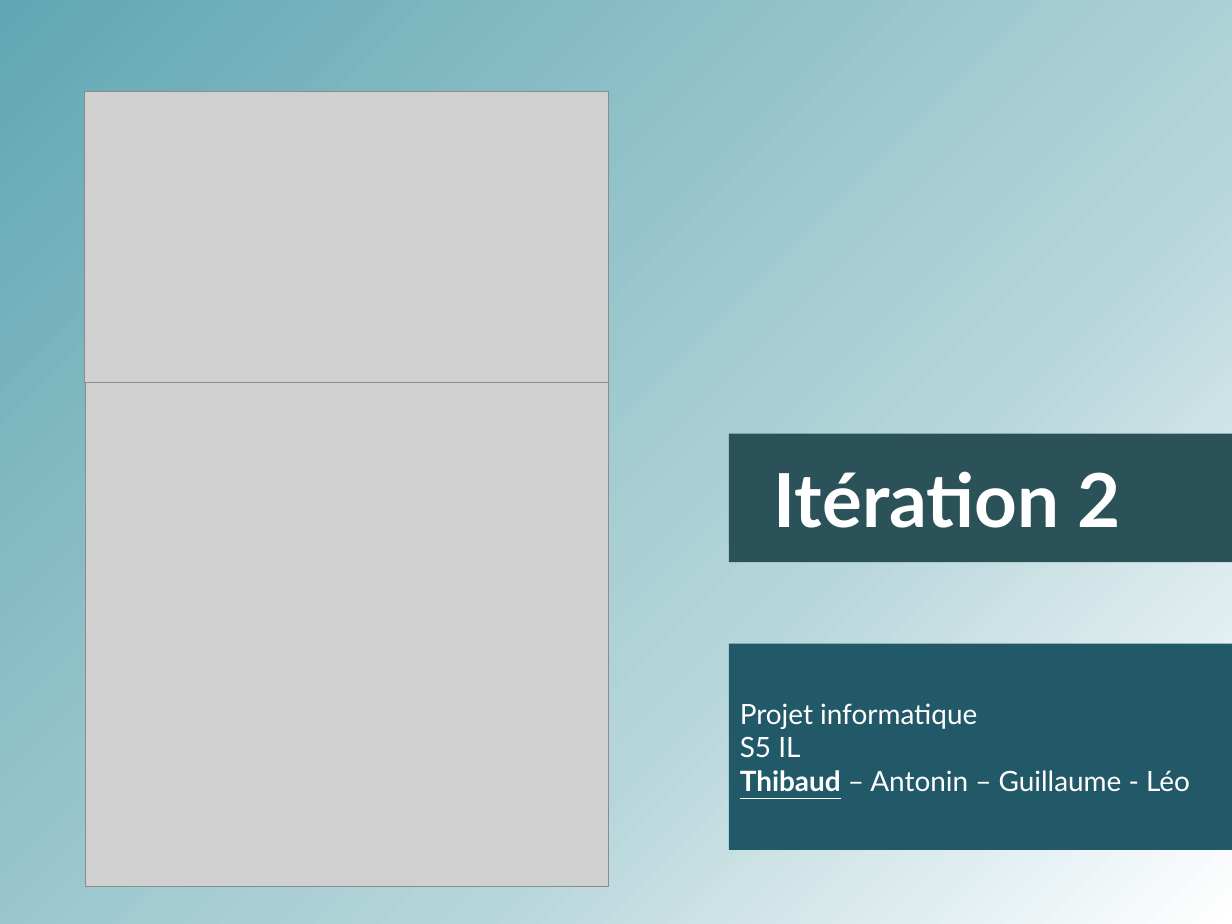
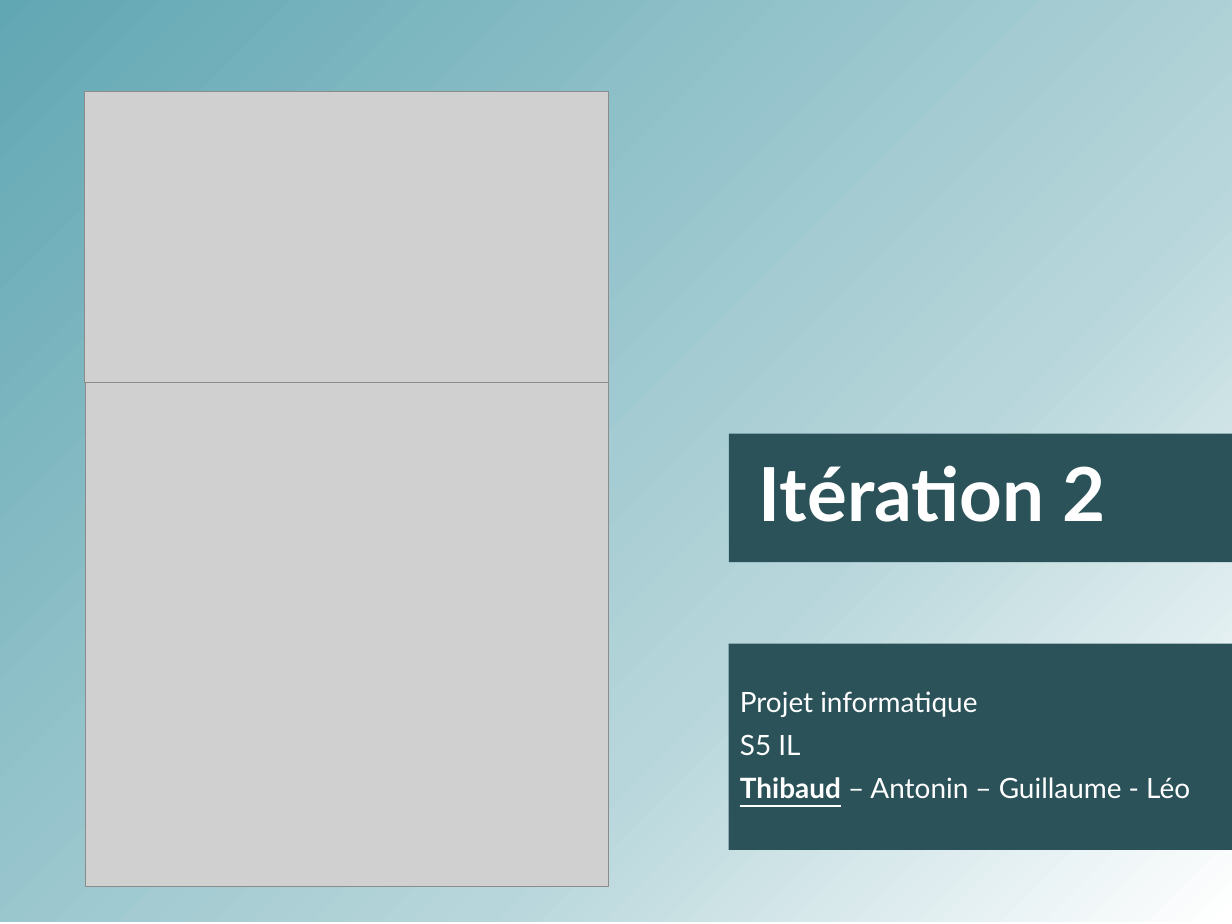
Before and after one commit to antonin-charrier/Project-Galt, a slide deck: slide 1 of Itérations/Présentation IT2.pptx. Drawn at 1232x924 pixels with LibreOffice and Linux fonts; fonts in the diff are those of the drawing; grey boxes stand for pictures. Boxes give left, top, right and bottom in pixels: in the first picture for what was removed or moved away, otherwise in the second. Text is boxed around its words. In the diff, an @@ line names an element or a change of style, - is before the commit and + after.

```diff
--- a/Itérations/Présentation IT2.pptx
+++ b/Itérations/Présentation IT2.pptx
@@ subtitle "Itération 2" at (x1=729, y1=434, x2=1232, y2=562): line spacing 1 to 0.9; more space between paragraphs; rectangle to subtitle @@
@@ rectangle "Projet informatique" at (x1=729, y1=644, x2=1232, y2=851): line spacing 1 to 0.9; more space between paragraphs; fill #215968 to #2B5259 @@
```
Also in this commit, not shown: 7 other slides changed.
